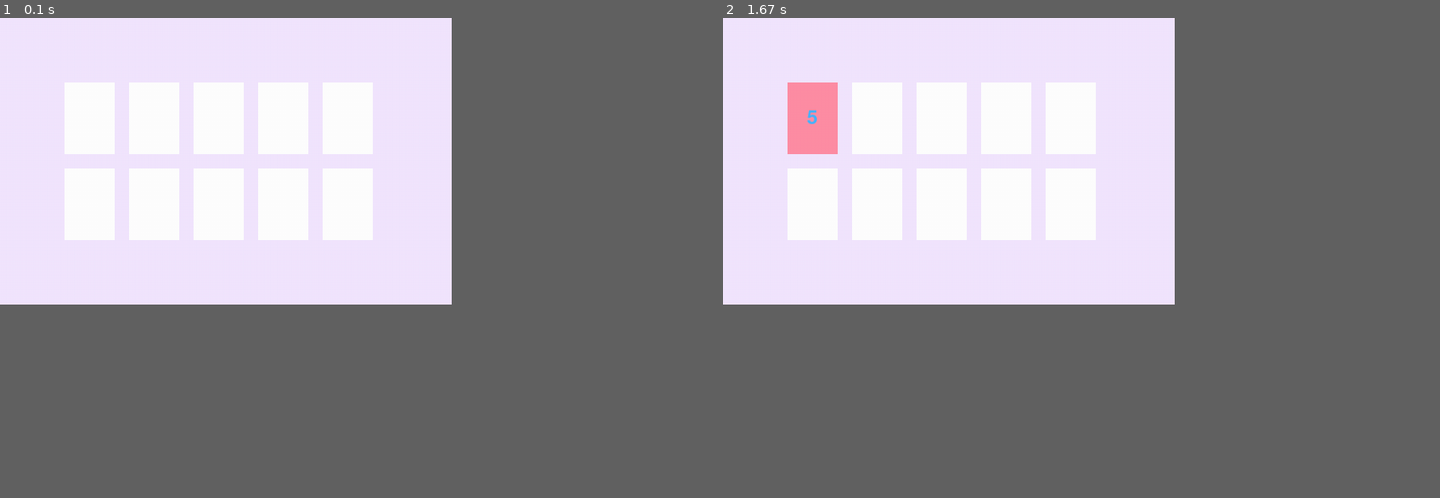
Above: before the commit, frames 1-2 (left to right).
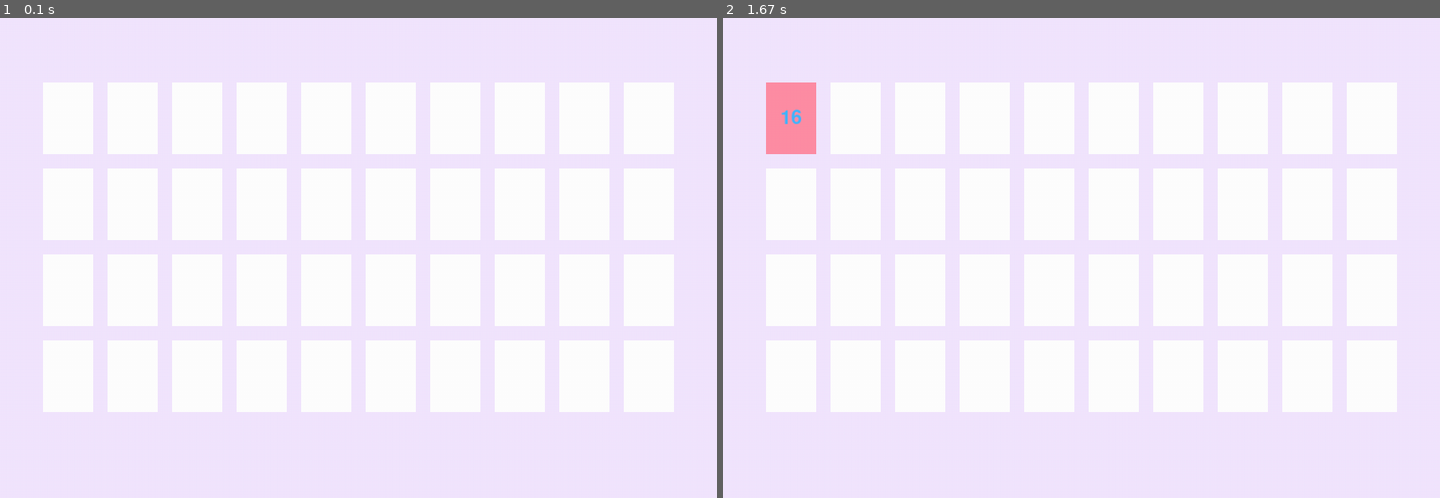
Above: after the commit, the same moments.

Repository: ohiayame/Game_pygame
Game: pygame game, started from 神経衰弱/algorithm.py
The game is run twice, just before and just after one commit, with the same random seed, the same clock (stepped at 60 frames per second) and the same inputs.
Inputs (mouse positions are in pixels of both pictures, inside the frame that each line leads up to):
- Up to frame 1 (0.1 s): no input
- Up to frame 2 (1.67 s): click (787, 118) at 0.38 s
In our replay, the window is 567x360 before the commit and 900x603 after it. These sizes can differ from the game's own. Grey fills any space a smaller window leaves; there, only what the larger window draws over its background counts as a difference.

The runs differ from the first frame. In frame 1, 40% of the frame differs, in the area x 0-100%, y 0-100%; in frame 2, 40%.

Commit message:
sinnkeisuijaku

Diff:
--- a/神経衰弱/algorithm.py
+++ b/神経衰弱/algorithm.py
@@ -3,7 +3,7 @@
 
 pygame.init()
 
-screen_width, screen_height = 630, 400
+screen_width, screen_height = 1000, 670
 screen = pygame.display.set_mode((screen_width, screen_height))
 pygame.display.set_caption("카드 맞추기 게임")
 
@@ -21,8 +21,8 @@
 buttons = []
 button_color = WHITE
 selected_color = PINK
-
-data = [1, 2, 3, 4, 5]
+num = 1
+data = [num+i for i in range(20)]
 random_list = [d for d in data for _ in range(2)]
 random.shuffle(random_list)
 print(random_list)
@@ -35,8 +35,8 @@
 # 버튼의 위치
 for i in range(len(random_list)):
     # +90는 왼쪽의 여백, +400는 위의 여백
-    x = (i % len(data)) * (button_size_x + 20) + 90
-    y = (i // len(data)) * (button_size_y + 20) + 90
+    x = (i % 10) * (button_size_x + 20) + 60
+    y = (i // 10) * (button_size_y + 20) + 90
     buttons.append(pygame.Rect(x, y, button_size_x, button_size_y))
 
 def listTrue(li):
